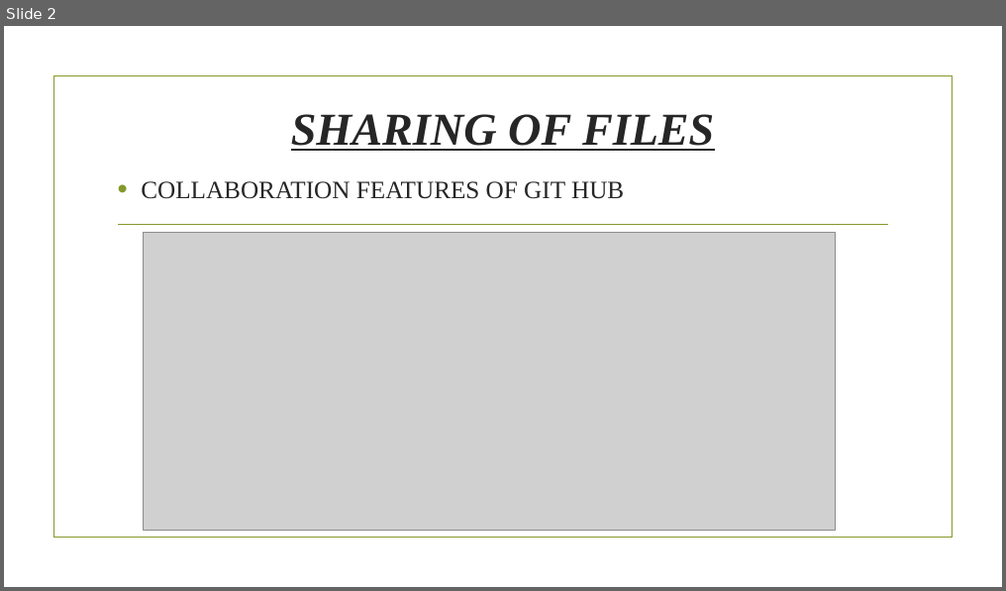
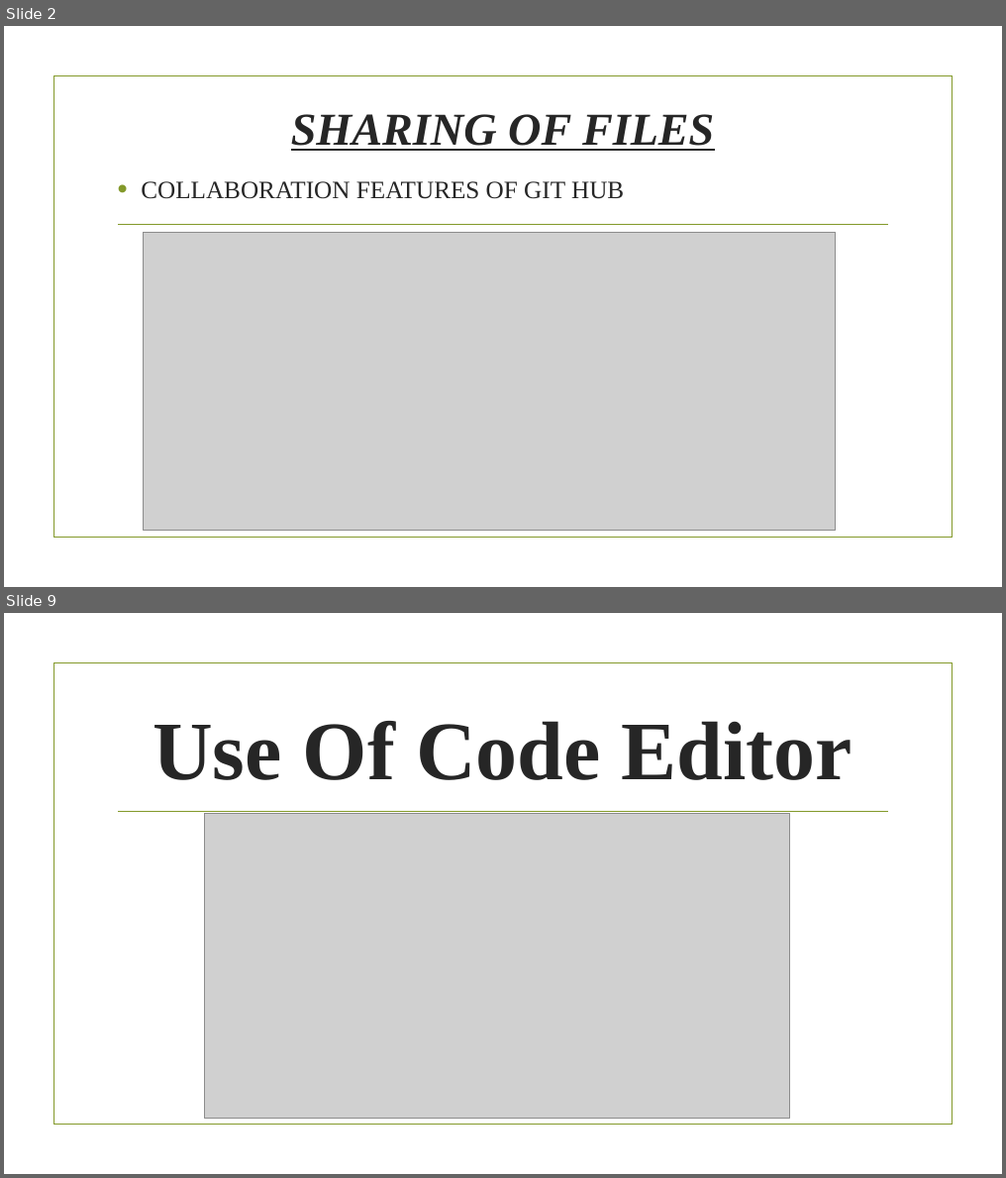
Before and after one commit to PrashantBhunal/finalProject, a slide deck: ppt github.pptx. Shown one above the other, each under a label of ours: slide 2 before the commit, slides 2 and 9 after it; the slides between them are not shown. The pictures are 1006x591 and 1006x1178 pixels, drawn with LibreOffice and Linux fonts; fonts in the diff are those of the drawing; grey boxes stand for pictures; background and template pictures are left out. Boxes give left, top, right and bottom in pixels: in the first picture for what was removed or moved away, otherwise in the second. Text is boxed around its words. In the diff, an @@ line names an element or a change of style, - is before the commit and + after.

```diff
--- a/ppt github.pptx
+++ b/ppt github.pptx
@@ slide 9 added at (4, 613, 1002, 1174), background picture (left out); not listed: 2 template elements that a slide beside it also shows @@
@@ title added at (152, 721, 852, 780), 80 pt, text #262626, bold @@
+Use Of Code Editor
@@ picture added at (205, 814, 790, 1118) @@
```
Also in this commit, not shown: 8 other slides added, 9 slides removed.
